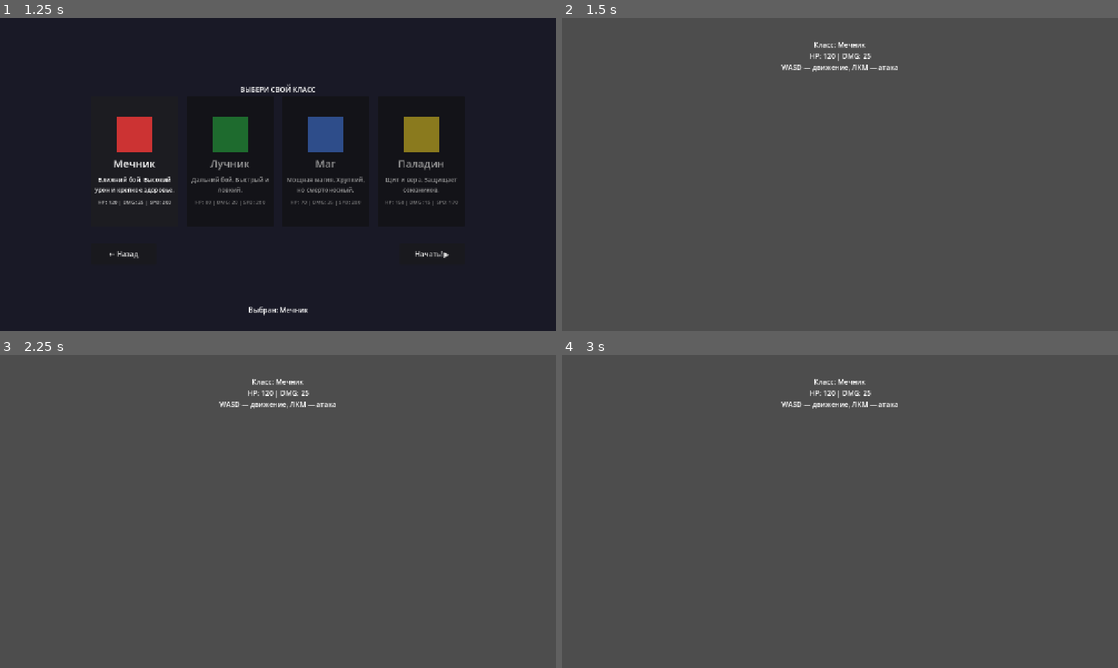
Above: before the commit, frames 1-4 (two rows, left to right).
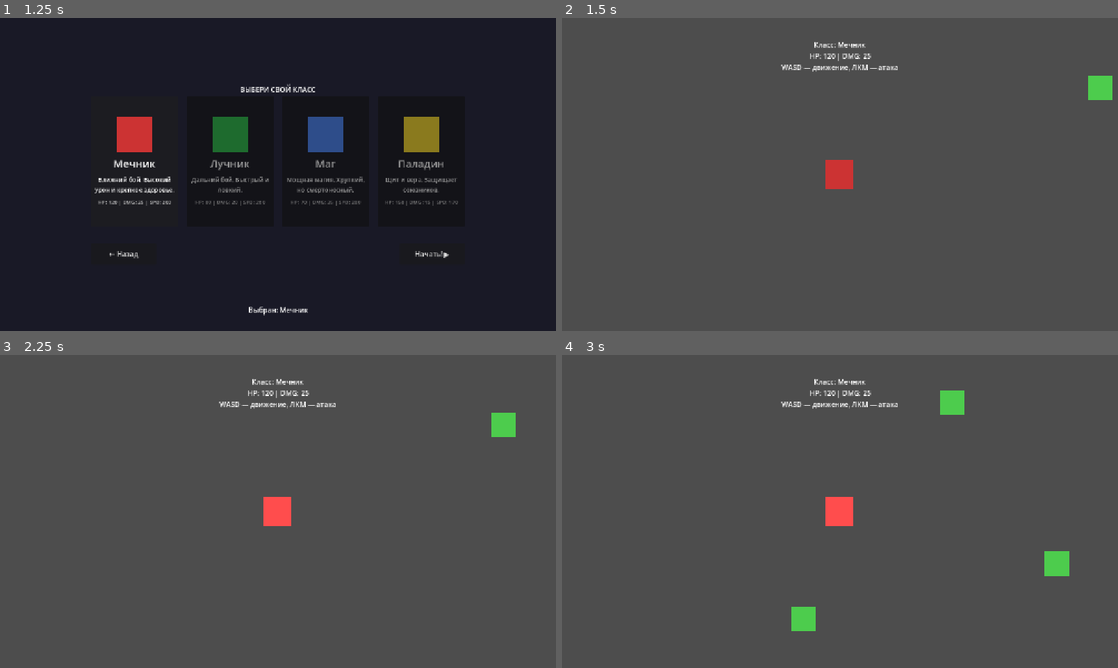
Above: after the commit, the same moments.

Repository: WETQV/sworm-vlood
Game: Godot game, scene res://scenes/ui/main_menu.tscn
Two runs of this game, one before a commit and one after it. Both use one fixed random seed, a clock stepped at 60 frames per second and the inputs below.
Inputs (mouse positions are in pixels of both pictures, inside the frame that each line leads up to):
- Up to frame 1 (1.25 s): click "⚔️ Играть" at 0.5 s
- Up to frame 2 (1.5 s): click "Начать! ▶" at 1.25 s
- Up to frame 3 (2.25 s): tap Enter at 2 s; move the mouse to (400, 495) at 2.02 s; press the mouse at (400, 495) at 2.03 s; hold D (move_right) from 2.03 s (still down)
- Up to frame 4 (3 s): move the mouse to (728, 527) at 2.77 s; release D (move_right) at 2.78 s; release the mouse at (728, 527) at 2.78 s; hold S (move_down) from 2.78 s (still down); click (728, 527) at 2.85 s

Frame 1 is identical in both runs. In frame 2, 0.8% of the frame differs, in the area x 47-99%, y 18-55%; in frame 3, 0.8%; in frame 4, 1.5%, in the area x 41-92%, y 11-89%.
Error before the commit: Cannot call method 'instantiate' on a null value. (res://scripts/game/game.gd:27)

Commit message:
Чота воркает

Diff:
--- a/scenes/enemies/slime.tscn
+++ b/scenes/enemies/slime.tscn
@@ -1,9 +1,18 @@
-[gd_scene load_steps=5 format=3 uid="uid://slime_scene"]
+[gd_scene load_steps=8 format=3 uid="uid://slime_scene"]
 
 [ext_resource type="Script" path="res://scripts/components/health_component.gd" id="1_health"]
 [ext_resource type="Script" path="res://scripts/components/hurtbox_component.gd" id="2_hurtbox"]
 [ext_resource type="Script" path="res://scripts/components/hitbox_component.gd" id="3_hitbox"]
 [ext_resource type="Script" path="res://scripts/enemies/slime.gd" id="4_slime"]
+
+[sub_resource type="RectangleShape2D" id="shape_body"]
+size = Vector2(28, 28)
+
+[sub_resource type="RectangleShape2D" id="shape_hurtbox"]
+size = Vector2(28, 28)
+
+[sub_resource type="RectangleShape2D" id="shape_attack"]
+size = Vector2(24, 24)
 
 [node name="Slime" type="CharacterBody2D"]
 script = ExtResource("4_slime")
@@ -14,8 +23,7 @@
 current_health = 30
 
 [node name="CollisionShape2D" type="CollisionShape2D" parent="."]
-shape = RectangleShape2D.new()
-size = Vector2(28, 28)
+shape = SubResource("shape_body")
 
 [node name="Visuals" type="Node2D" parent="."]
 
@@ -29,8 +37,7 @@
 [node name="Hurtbox" type="Area2D" parent="."]
 
 [node name="CollisionShape2D" type="CollisionShape2D" parent="Hurtbox"]
-shape = RectangleShape2D.new()
-size = Vector2(28, 28)
+shape = SubResource("shape_hurtbox")
 
 [node name="HurtboxComponent" type="Node" parent="Hurtbox"]
 script = ExtResource("2_hurtbox")
@@ -39,8 +46,7 @@
 [node name="Attack" type="Area2D" parent="."]
 
 [node name="CollisionShape2D" type="CollisionShape2D" parent="Attack"]
-shape = RectangleShape2D.new()
-size = Vector2(24, 24)
+shape = SubResource("shape_attack")
 position = Vector2(16, 0)
 
 [node name="HitboxComponent" type="Node" parent="Attack"]
--- a/scenes/levels/main.tscn
+++ b/scenes/levels/main.tscn
@@ -1,22 +1,3 @@
-[gd_scene load_steps=4 format=3 uid="uid://main_scene"]
-
-[ext_resource type="PackedScene" uid="uid://player_scene" path="res://scenes/player/player.tscn" id="1_player"]
-[extResource type="PackedScene" uid="uid://slime_scene" path="res://scenes/enemies/slime.tscn" id="2_slime"]
+[gd_scene format=3 uid="uid://main_scene"]
 
 [node name="Main" type="Node2D"]
-
-[node name="Floor" type="TileMapLayer" parent="."]
-
-[node name="Walls" type="TileMapLayer" parent="."]
-
-[node name="Player" parent="." instance=ExtResource("1_player")]
-position = Vector2(200, 300)
-
-[node name="Slime" parent="." instance=ExtResource("2_slime")]
-position = Vector2(500, 200)
-
-[node name="Slime2" parent="." instance=ExtResource("2_slime")]
-position = Vector2(600, 400)
-
-[node name="Slime3" parent="." instance=ExtResource("2_slime")]
-position = Vector2(300, 500)
--- a/scenes/player/player.tscn
+++ b/scenes/player/player.tscn
@@ -1,9 +1,18 @@
-[gd_scene load_steps=5 format=3 uid="uid://player_scene"]
+[gd_scene load_steps=9 format=3 uid="uid://player_scene"]
 
 [ext_resource type="Script" path="res://scripts/components/health_component.gd" id="1_health"]
 [ext_resource type="Script" path="res://scripts/components/hurtbox_component.gd" id="2_hurtbox"]
 [ext_resource type="Script" path="res://scripts/components/hitbox_component.gd" id="3_hitbox"]
 [ext_resource type="Script" path="res://scripts/player/player.gd" id="4_player"]
+
+[sub_resource type="RectangleShape2D" id="shape_body"]
+size = Vector2(32, 32)
+
+[sub_resource type="RectangleShape2D" id="shape_hurtbox"]
+size = Vector2(32, 32)
+
+[sub_resource type="RectangleShape2D" id="shape_attack"]
+size = Vector2(40, 40)
 
 [node name="Player" type="CharacterBody2D"]
 script = ExtResource("4_player")
@@ -13,8 +22,7 @@
 max_health = 100
 
 [node name="CollisionShape2D" type="CollisionShape2D" parent="."]
-shape = RectangleShape2D.new()
-size = Vector2(32, 32)
+shape = SubResource("shape_body")
 
 [node name="Visuals" type="Node2D" parent="."]
 
@@ -33,8 +41,7 @@
 [node name="Hurtbox" type="Area2D" parent="."]
 
 [node name="CollisionShape2D" type="CollisionShape2D" parent="Hurtbox"]
-shape = RectangleShape2D.new()
-size = Vector2(32, 32)
+shape = SubResource("shape_hurtbox")
 
 [node name="HurtboxComponent" type="Node" parent="Hurtbox"]
 script = ExtResource("2_hurtbox")
@@ -43,8 +50,7 @@
 [node name="Attack" type="Area2D" parent="."]
 
 [node name="CollisionShape2D" type="CollisionShape2D" parent="Attack"]
-shape = RectangleShape2D.new()
-size = Vector2(40, 40)
+shape = SubResource("shape_attack")
 position = Vector2(30, 0)
 
 [node name="HitboxComponent" type="Node" parent="Attack"]
--- a/scripts/components/hurtbox_component.gd
+++ b/scripts/components/hurtbox_component.gd
@@ -57,7 +57,7 @@
 
 
 ## Обработка входа в зону (своя зона hurtbox)
-func _on_area_entered(_area: Area2D) -> void:
+func _on_area_entered(_entered_area: Area2D) -> void:
 	# Здесь мы получаем урон от чужого hitbox
 	# Но эта логика уже обработана в receive_damage
 	pass
--- a/scripts/game/game.gd
+++ b/scripts/game/game.gd
@@ -23,9 +23,12 @@
 
 
 func _spawn_player(class_data: Dictionary) -> void:
+	# СНАЧАЛА загружаем сцену
 	var PlayerScene: PackedScene = load("res://scenes/player/player.tscn")
+	# ПОТОМ создаём экземпляр
 	var player: CharacterBody2D = PlayerScene.instantiate()
-	player.position = Vector2(200, 300)  # Центр экрана
+
+	player.position = Vector2(200, 300)
 	player_container.add_child(player)
 
 	# Применяем статы класса
@@ -38,15 +41,17 @@
 
 
 func _spawn_enemies() -> void:
+	# СНАЧАЛА загружаем
 	var SlimeScene: PackedScene = load("res://scenes/enemies/slime.tscn")
 
-	# Создаём 3 слаймов в разных позициях
+	# Позиции для врагов
 	var positions := [
 		Vector2(500, 200),
 		Vector2(600, 400),
 		Vector2(300, 500)
 	]
 
+	# Создаём врагов
 	for pos in positions:
 		var slime = SlimeScene.instantiate()
 		slime.position = pos
--- a/scripts/ui/class_select.gd
+++ b/scripts/ui/class_select.gd
@@ -84,7 +84,7 @@
 	back_button.pressed.connect(_on_back_pressed)
 
 
-func _on_card_input(event: InputEvent, class_id: GameManager.PlayerClass, panel: PanelContainer) -> void:
+func _on_card_input(event: InputEvent, class_id: GameManager.PlayerClass, _panel: PanelContainer) -> void:
 	if event is InputEventMouseButton and event.pressed and event.button_index == MOUSE_BUTTON_LEFT:
 		_select_class(class_id)
 
Not shown, changed: bugs.txt
